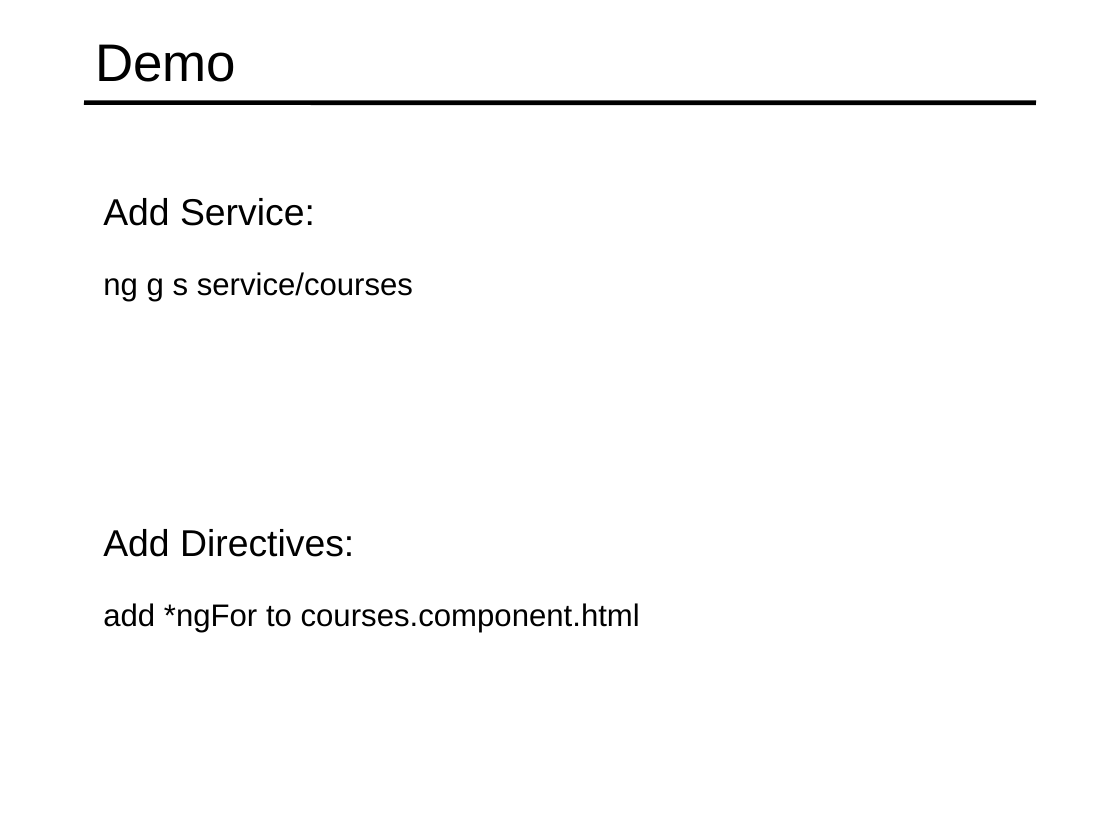
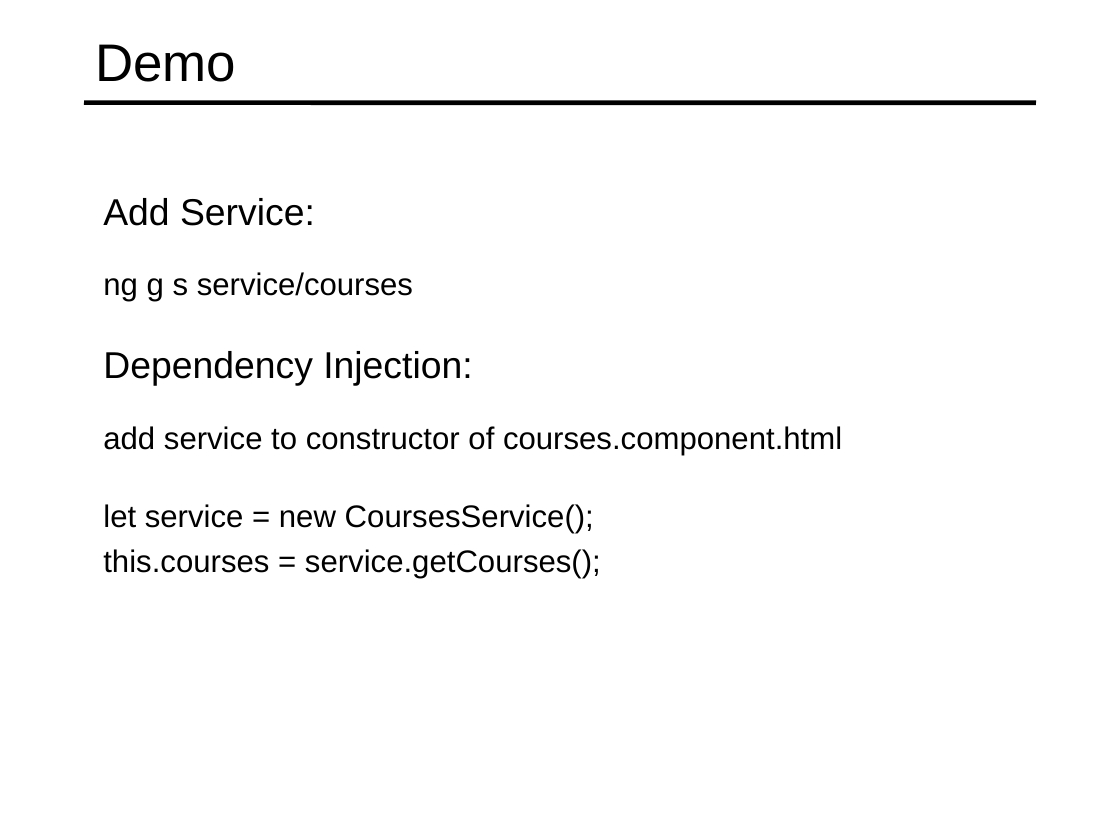
Before and after one commit to specter01wj/Jago_Link_Training, a slide deck: slide 11 of Angular/Angular7/Angular Advanced Course/Essentials/1.Fundamentals/L1_Fundamentals.ppt. Drawn at 1120x840 pixels with LibreOffice and Linux fonts; fonts in the diff are those of the drawing. Boxes give left, top, right and bottom in pixels: in the first picture for what was removed or moved away, otherwise in the second. Text is boxed around its words. In the diff, an @@ line names an element or a change of style, - is before the commit and + after.

Commit message:
09/05/2019 v1

```diff
--- a/Angular/Angular7/Angular Advanced Course/Essentials/1.Fundamentals/L1_Fundamentals.ppt
+++ b/Angular/Angular7/Angular Advanced Course/Essentials/1.Fundamentals/L1_Fundamentals.ppt
@@ text added at [103,351,472,386], 24 pt, text #000000 @@
+  Dependency Injection:
@@ text at [103,426,842,456]: text changed @@
-  add *ngFor to courses.component.html
+  add service to constructor of courses.component.html
@@ text added at [103,504,601,578], 20 pt, text #000000 @@
+  let service = new CoursesService();
+  this.courses = service.getCourses();
@@ text removed at [103,529,354,557] @@
-  Add Directives:
```
